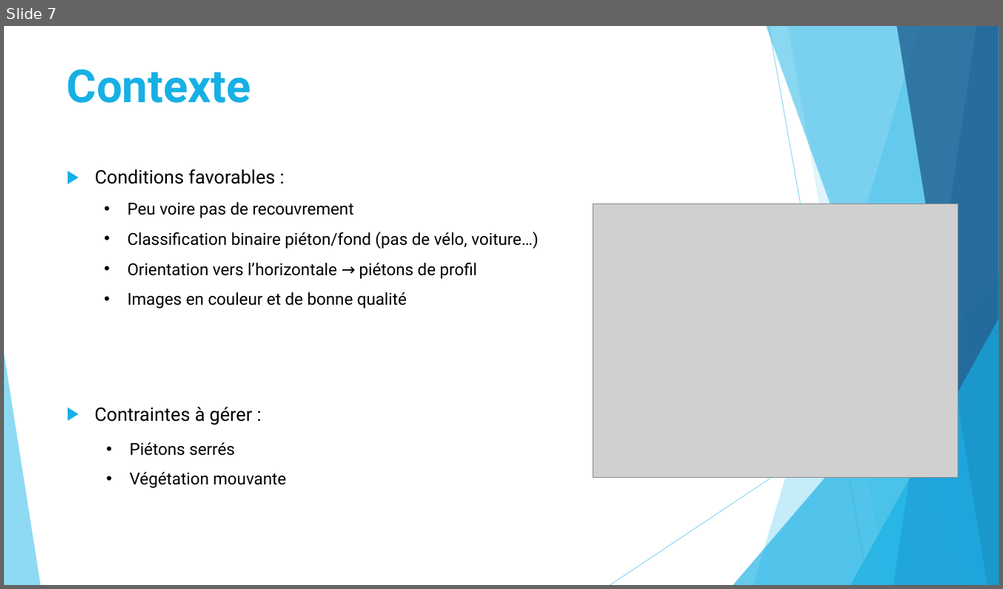
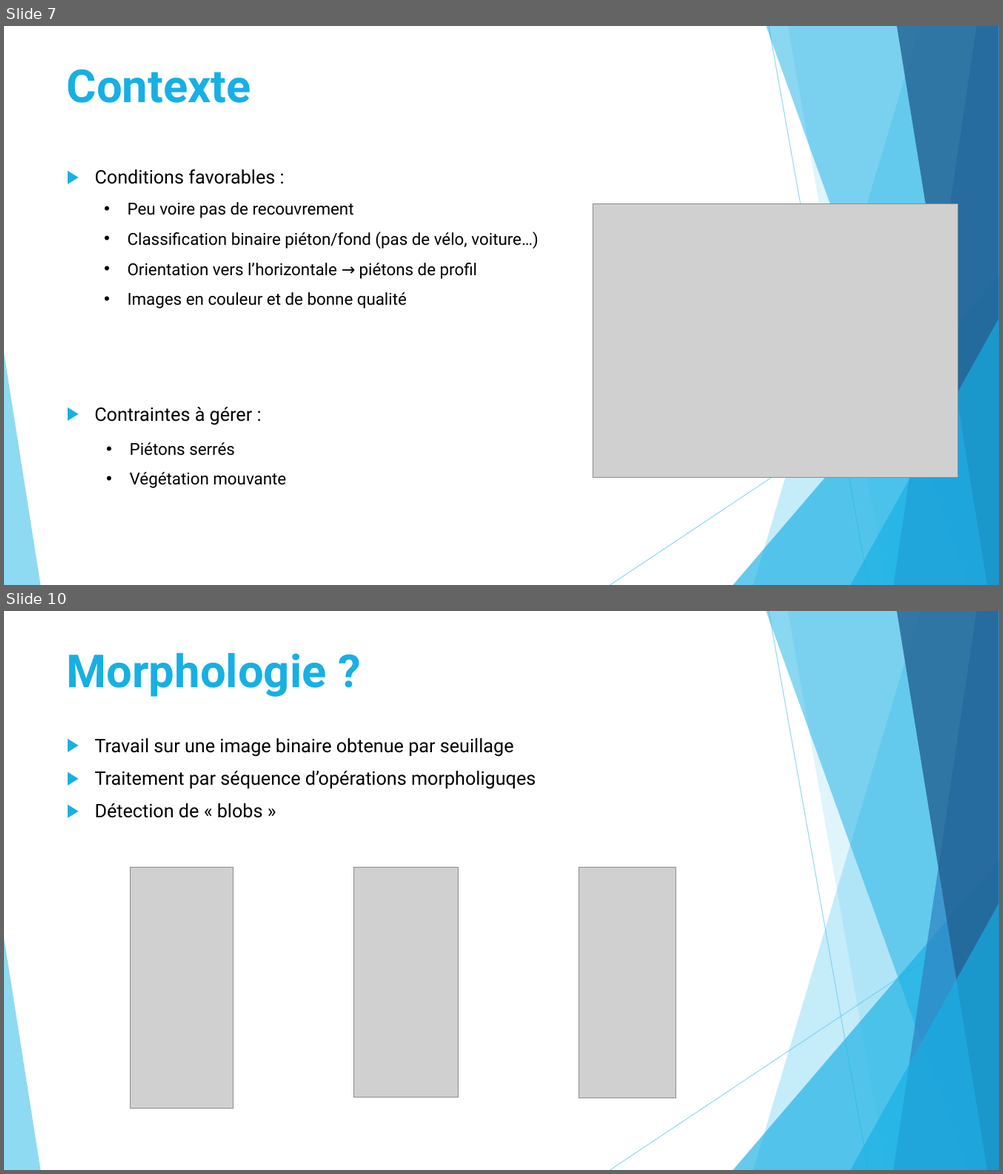
Before and after one commit to DGominski/ProjetE-ComptagePersonnes, a slide deck: Presentation/Projet E.pptx. Shown one above the other, each under a label of ours: slide 7 before the commit, slides 7 and 10 after it; the slides between them are not shown. The pictures are 1003x589 and 1003x1174 pixels, drawn with LibreOffice and Linux fonts; fonts in the diff are those of the drawing; grey boxes stand for pictures. Boxes give left, top, right and bottom in pixels: in the first picture for what was removed or moved away, otherwise in the second. Text is boxed around its words. In the diff, an @@ line names an element or a change of style, - is before the commit and + after.

```diff
--- a/Presentation/Projet E.pptx
+++ b/Presentation/Projet E.pptx
@@ slide 10 added at [4, 611, 999, 1170], background #FFFFFF; not listed: 10 template elements that a slide beside it also shows @@
@@ text added at [67, 652, 327, 697], 44 pt, text #17B0E4, bold @@
+Morphologie ?
@@ text added at [95, 738, 535, 818], 18 pt, text #000000 @@
+▶ Travail sur une image binaire obtenue par seuillage
+▶ Traitement par séquence d’opérations morpholiguqes
+▶ Détection de « blobs »
@@ picture added at [130, 868, 233, 1109] @@
@@ picture added at [354, 868, 458, 1098] @@
@@ picture added at [579, 868, 676, 1098] @@
```
Also in this commit, not shown: 2 slides changed, 4 other slides added, 2 slides removed, 5 other files.
